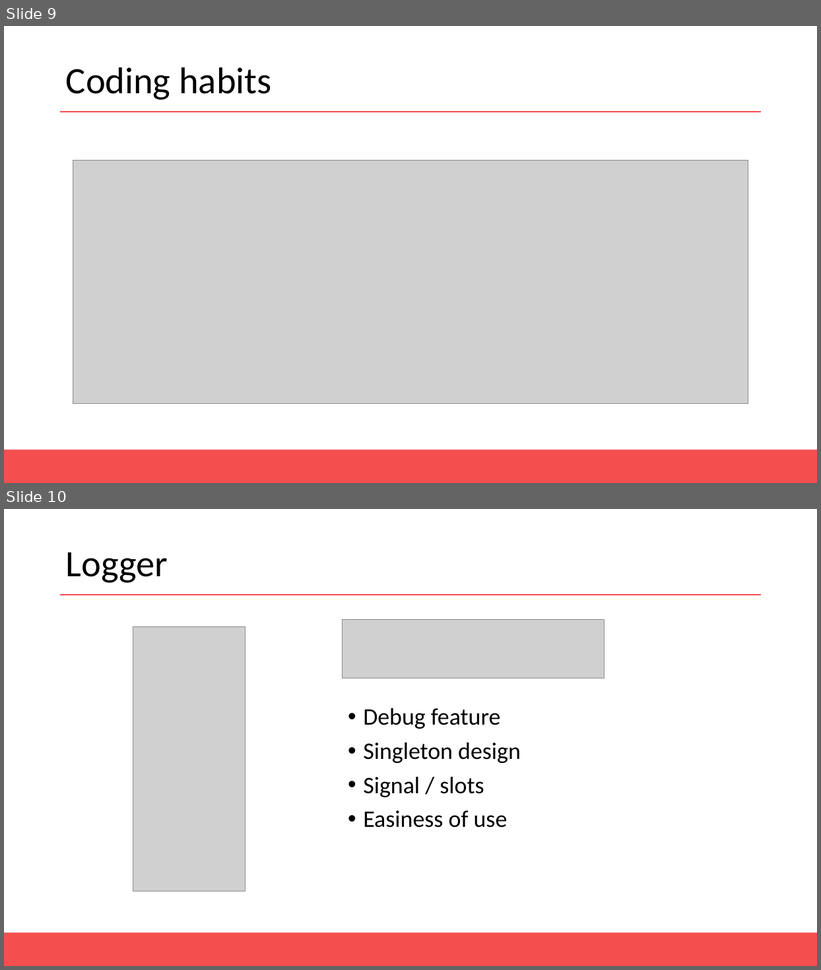
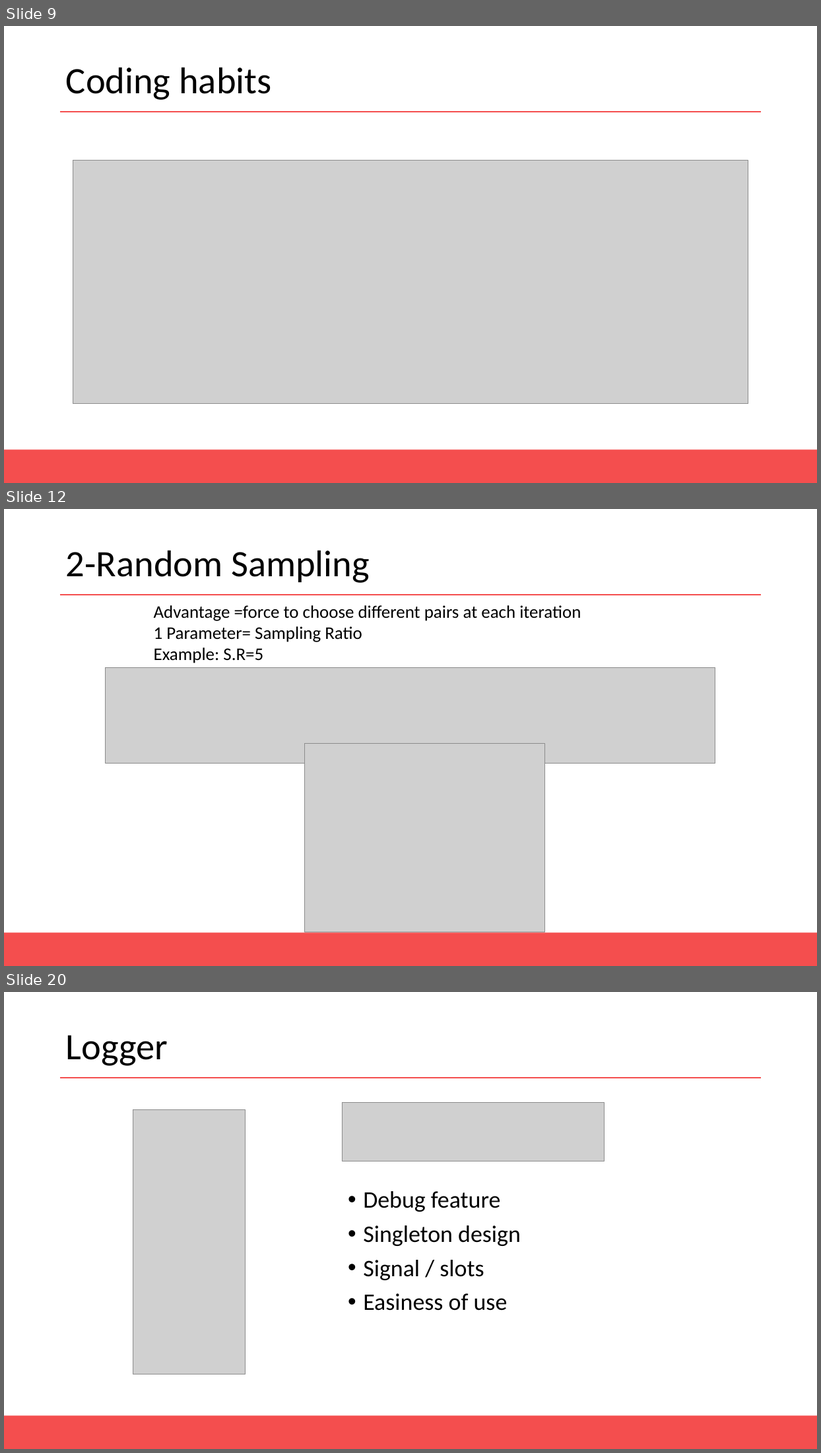
Before and after one commit to AntoineMerlet/3DScan, a slide deck: Presentation/MAGMA Presentation.pptx. Shown one above the other, each under a label of ours: slides 9 and 10 before the commit, slides 9, 12 and 20 after it; the slides between them are not shown. The pictures are 821x970 and 821x1453 pixels, drawn with LibreOffice and Linux fonts; fonts in the diff are those of the drawing; grey boxes stand for pictures. Boxes give left, top, right and bottom in pixels: in the first picture for what was removed or moved away, otherwise in the second. Text is boxed around its words. In the diff, an @@ line names an element or a change of style, - is before the commit and + after.

```diff
--- a/Presentation/MAGMA Presentation.pptx
+++ b/Presentation/MAGMA Presentation.pptx
@@ slide 12 added at (x1=4, y1=509, x2=817, y2=966), background #FFFFFF; not listed: 2 template elements that a slide beside it also shows @@
@@ title added at (x1=66, y1=550, x2=370, y2=583), 44 pt, text #000000 @@
+2-Random Sampling
@@ text added at (x1=154, y1=605, x2=581, y2=663), 21 pt, text #000000 @@
+Advantage =force to choose different pairs at each iteration
+1 Parameter= Sampling Ratio
+Example: S.R=5
@@ picture added at (x1=106, y1=667, x2=716, y2=763) @@
@@ picture added at (x1=305, y1=744, x2=545, y2=932) @@
@@ what was slide 10 is now slide 20 @@
```
Also in this commit, not shown: 10 other slides added.
